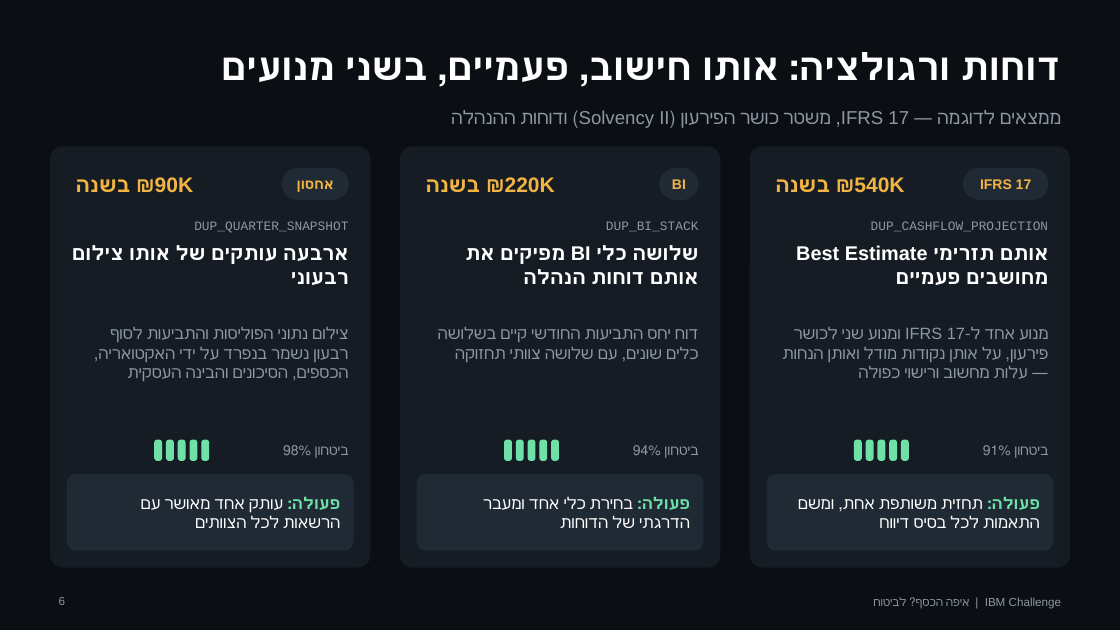
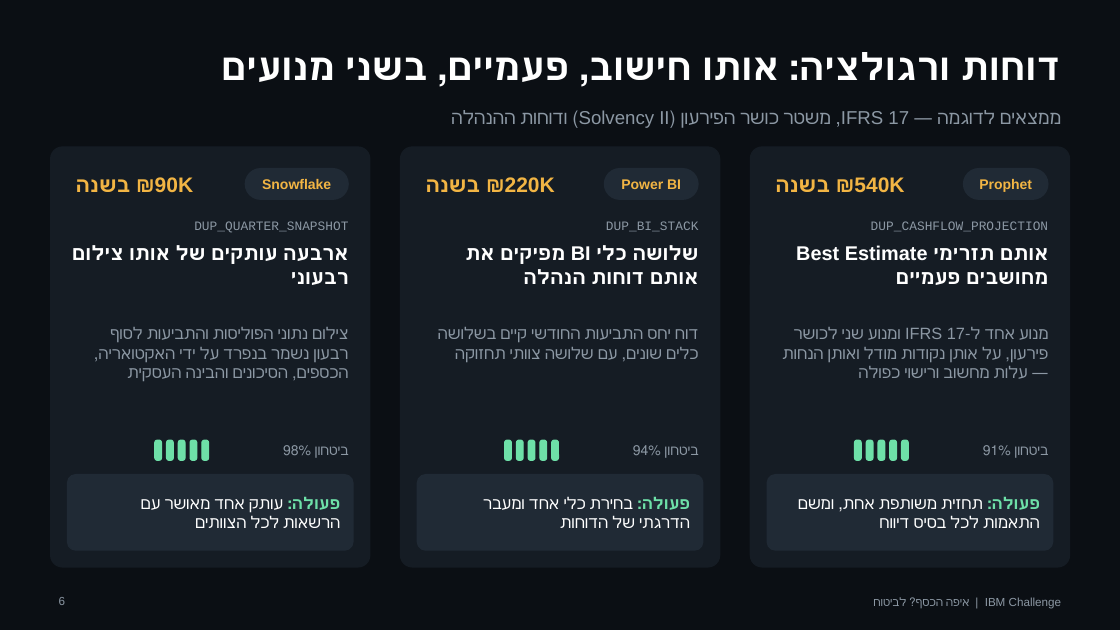
Before and after one commit to IrenaSpivak15/IrenaSpivak15, a slide deck: slide 6 of ibm-pitch/IBM_Pitch_Insurance.pptx. Drawn at 1120x630 pixels with LibreOffice and Linux fonts; fonts in the diff are those of the drawing. Boxes give left, top, right and bottom in pixels: in the first picture for what was removed or moved away, otherwise in the second. Text is boxed around its words. In the diff, an @@ line names an element or a change of style, - is before the commit and + after.

```diff
--- a/ibm-pitch/IBM_Pitch_Insurance.pptx
+++ b/ibm-pitch/IBM_Pitch_Insurance.pptx
@@ rounded rectangle "Snowflake": place and size @@
-rounded rectangle "Snowflake" at box(281, 168, 349, 200)
+rounded rectangle "Snowflake" at box(245, 168, 349, 200)
@@ text in rounded rectangle at box(262, 179, 331, 189): text changed @@
-אחסון
+Snowflake
@@ rounded rectangle "Power BI": place and size @@
-rounded rectangle "Power BI" at box(660, 168, 699, 200)
+rounded rectangle "Power BI" at box(604, 168, 699, 200)
@@ text in rounded rectangle at box(621, 179, 681, 189): text changed @@
-BI
+Power BI
@@ text in rounded rectangle at box(979, 179, 1032, 192): text changed @@
-IFRS 17
+Prophet
```
Also in this commit, not shown: 5 other slides changed, 2 slides added, 2 other files.
